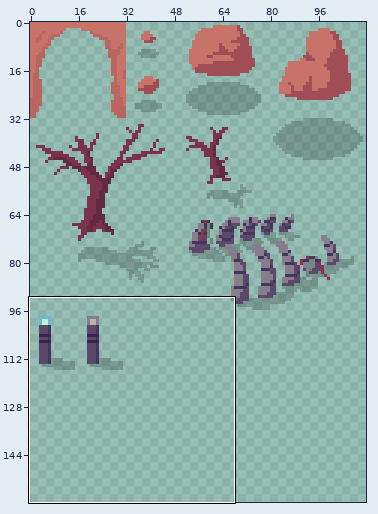
Pixel-art file -- __aseprite__/desert-environments.aseprite. The first picture is a wide view before the edit; the outline marks the close-up.
Close-up. Before the commit:
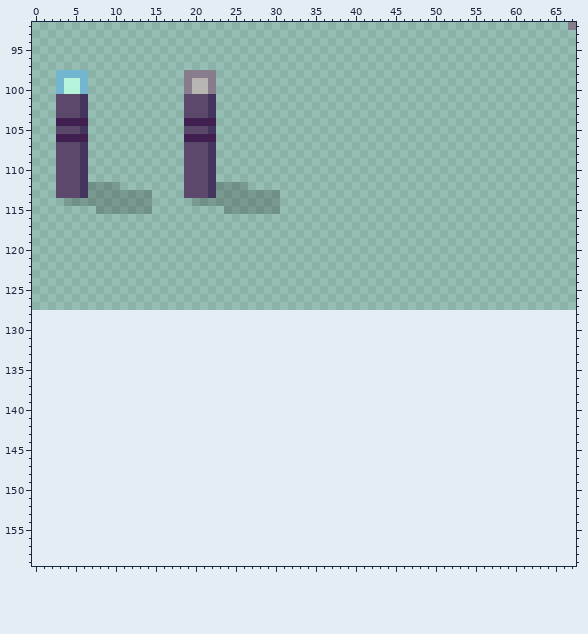
112x128 pixels, 1 frame. Shown: x 0..67, y 92..159. The old version is drawn lined up with the new one, on the new canvas. The commit also changed other parts of the picture, which this record leaves out.
The result:
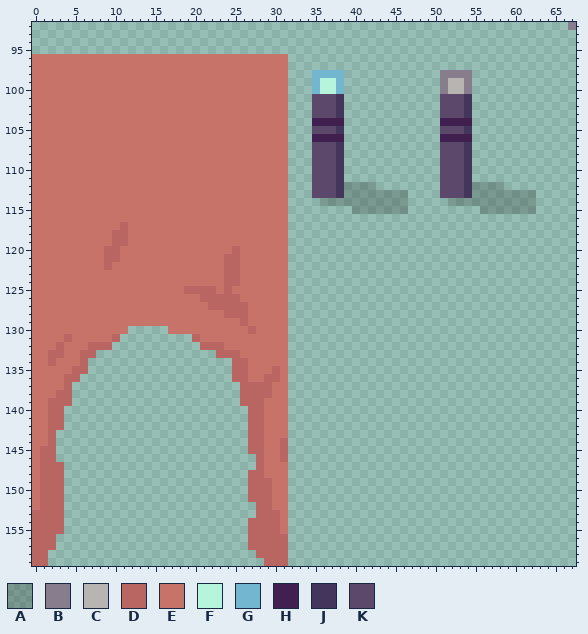
Palette (. is transparent): A #00000032  B #887d8d  C #b8b4b2  D #b96562  E #c77369  F #b6f5db  G #72b6cf  H #412051  J #44355d  K #5c486a
Diff:
canvas 112x128 -> 112x160
y 96..97: x 0..31 ................................ -> EEEEEEEEEEEEEEEEEEEEEEEEEEEEEEEE
y 98: x 0..31 ...GGGG............BBBB......... -> EEEEEEEEEEEEEEEEEEEEEEEEEEEEEEEE; x 35..38 .... -> GGGG; x 51..54 .... -> BBBB
y 99..100: x 0..31 ...GFFG............BCCB......... -> EEEEEEEEEEEEEEEEEEEEEEEEEEEEEEEE; x 35..38 .... -> GFFG; x 51..54 .... -> BCCB
y 101..103: x 0..31 ...KKKJ............KKKJ......... -> EEEEEEEEEEEEEEEEEEEEEEEEEEEEEEEE; x 35..38 .... -> KKKJ; x 51..54 .... -> KKKJ
y 104: x 0..31 ...HHHH............HHHH......... -> EEEEEEEEEEEEEEEEEEEEEEEEEEEEEEEE; x 35..38 .... -> HHHH; x 51..54 .... -> HHHH
y 105: x 0..31 ...KKKJ............KKKJ......... -> EEEEEEEEEEEEEEEEEEEEEEEEEEEEEEEE; x 35..38 .... -> KKKJ; x 51..54 .... -> KKKJ
y 106: x 0..31 ...HHHH............HHHH......... -> EEEEEEEEEEEEEEEEEEEEEEEEEEEEEEEE; x 35..38 .... -> HHHH; x 51..54 .... -> HHHH
y 107..111: x 0..31 ...KKKJ............KKKJ......... -> EEEEEEEEEEEEEEEEEEEEEEEEEEEEEEEE; x 35..38 .... -> KKKJ; x 51..54 .... -> KKKJ
y 112: x 0..31 ...KKKJAAAA........KKKJAAAA..... -> EEEEEEEEEEEEEEEEEEEEEEEEEEEEEEEE; x 35..42 ........ -> KKKJAAAA; x 51..58 ........ -> KKKJAAAA
y 113: x 0..31 ...KKKJAAAAAAAA....KKKJAAAAAAAA. -> EEEEEEEEEEEEEEEEEEEEEEEEEEEEEEEE; x 35..46 ............ -> KKKJAAAAAAAA; x 51..62 ............ -> KKKJAAAAAAAA
y 114: x 0..31 ....AAAAAAAAAAA.....AAAAAAAAAAA. -> EEEEEEEEEEEEEEEEEEEEEEEEEEEEEEEE; x 36..46 ........... -> AAAAAAAAAAA; x 52..62 ........... -> AAAAAAAAAAA
y 115: x 0..31 ........AAAAAAA.........AAAAAAA. -> EEEEEEEEEEEEEEEEEEEEEEEEEEEEEEEE; x 40..46 ....... -> AAAAAAA; x 56..62 ....... -> AAAAAAA
y 116: x 0..31 ................................ -> EEEEEEEEEEEEEEEEEEEEEEEEEEEEEEEE
y 117: x 0..31 ................................ -> EEEEEEEEEEEDEEEEEEEEEEEEEEEEEEEE
y 118..119: x 0..31 ................................ -> EEEEEEEEEEDDEEEEEEEEEEEEEEEEEEEE
y 120: x 0..31 ................................ -> EEEEEEEEEDDEEEEEEEEEEEEEEDEEEEEE
y 121: x 0..31 ................................ -> EEEEEEEEEDDEEEEEEEEEEEEEDDEEEEEE
y 122: x 0..31 ................................ -> EEEEEEEEEDEEEEEEEEEEEEEEDDEEEEEE
y 123..124: x 0..31 ................................ -> EEEEEEEEEEEEEEEEEEEEEEEEDDEEEEEE
y 125: x 0..31 ................................ -> EEEEEEEEEEEEEEEEEEEDDDDEDEEEEEEE
y 126: x 0..31 ................................ -> EEEEEEEEEEEEEEEEEEEEEDDDDDEEEEEE
y 127: x 0..31 ................................ -> EEEEEEEEEEEEEEEEEEEEEEDDDDDEEEEE
y 128: x 0..31 ................................ -> EEEEEEEEEEEEEEEEEEEEEEEEDDDEEEEE
y 129: x 0..31 ................................ -> EEEEEEEEEEEEEEEEEEEEEEEEEEDEEEEE
y 130: x 0..11 ............ -> EEEEEEEEEEEE; x 17..31 ............... -> EEEEEEEEEEDEEEE
y 131: x 0..10 ........... -> EEEEDEEEEED; x 20..31 ............ -> DEEEEEEEEEEE
y 132: x 0..9 .......... -> EEEDEEEDDD; x 21..31 ........... -> DDDEEEEEEEE
y 133: x 0..7 ........ -> EEDDEEDD; x 23..31 ......... -> DDDEEEEEE
y 134: x 0..6 ....... -> EEDEEED; x 25..31 ....... -> DDEEEEE
y 135: x 0..6 ....... -> EEEEEDD; x 25..31 ....... -> DDEEEDE
y 136: x 0..5 ...... -> EEEEDD; x 25..31 ....... -> DDEEDDE
y 137: x 0..4 ..... -> EEEED; x 26..31 ...... -> DDDDEE
y 138: x 0..4 ..... -> EEEDD; x 26..31 ...... -> DDDDEE
y 139: x 0..4 ..... -> EEDDD; x 26..31 ...... -> DDDEEE
y 140..142: x 0..3 .... -> EEDD; x 27..31 ..... -> DDEEE
y 143: x 0..2 ... -> EED; x 27..31 ..... -> DDEEE
y 144: x 0..2 ... -> EED; x 27..31 ..... -> DDEED
y 145: x 0..2 ... -> EDD; x 27..31 ..... -> DDEED
y 146: x 0..2 ... -> EDD; x 28..31 .... -> DEED
y 147: x 0..3 .... -> EDDD; x 28..31 .... -> DEEE
y 148: x 0..3 .... -> EDDD; x 27..31 ..... -> DDEEE
y 149..151: x 0..3 .... -> EDDD; x 27..31 ..... -> DDDEE
y 152: x 0..3 .... -> EDDD; x 28..31 .... -> DDEE
y 153: x 0..3 .... -> DDDD; x 28..31 .... -> DDDE
y 154..155: x 0..3 .... -> DDDD; x 27..31 ..... -> DDDDE
y 156..157: x 0..2 ... -> DDD; x 27..31 ..... -> DDDDD
y 158: x 0..1 .. -> DD; x 28..31 .... -> DDDD
y 159: x 0..1 .. -> DD; x 29..31 ... -> DDD
Changed places in both close-ups, as pixel boxes (x1, y1, x2, y2):
changed: (32, 54, 408, 566)
added: (440, 70, 536, 214)
